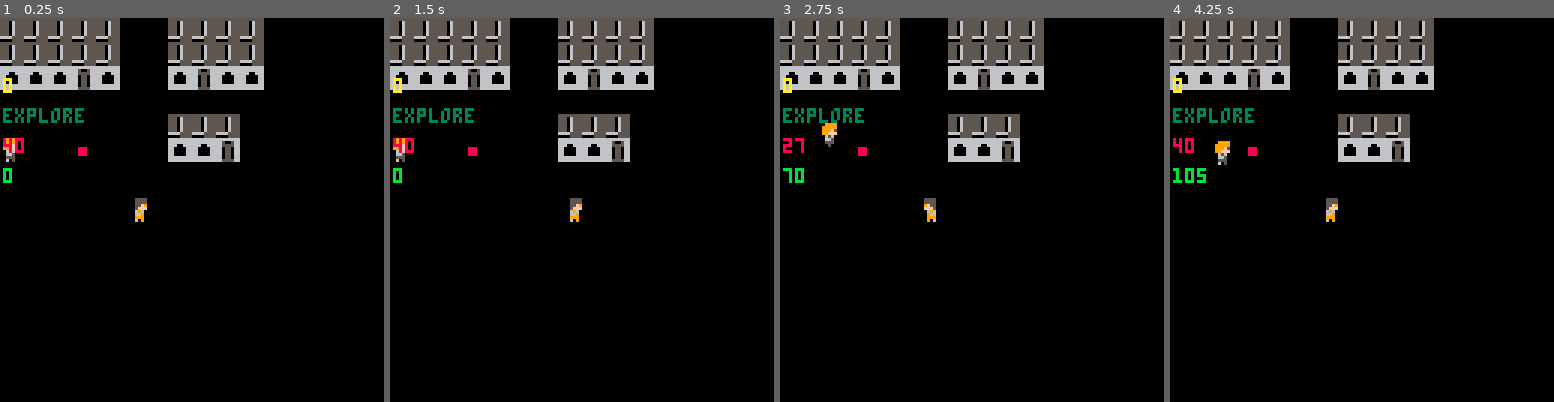
Above: before the commit, frames 1-4 (left to right).
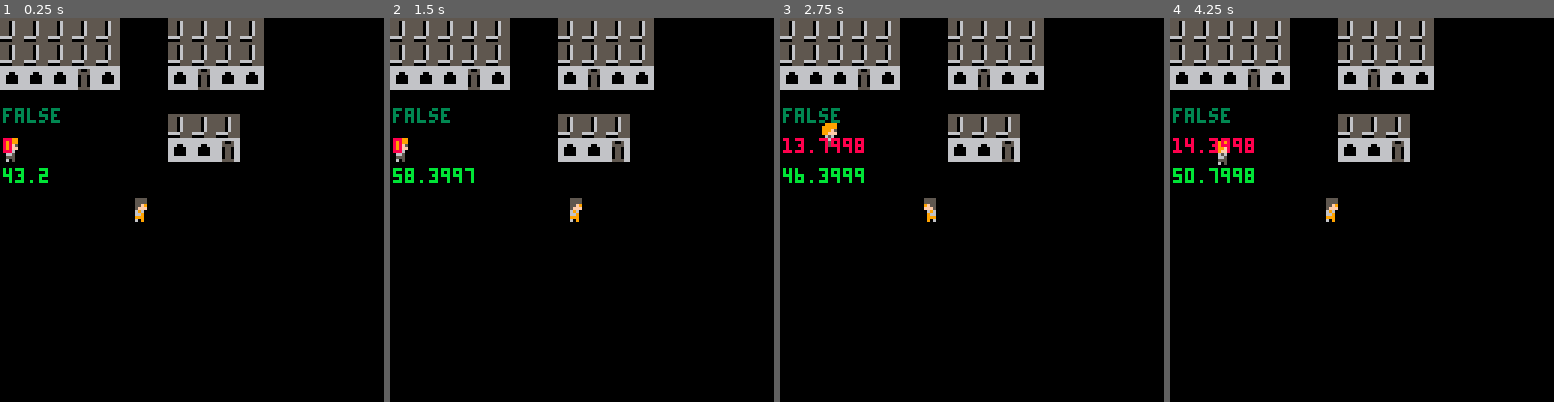
Above: after the commit, the same moments.

Repository: Joe-Gigs/3-color-game-jam
Game: PICO-8 cartridge 3colorjam.p8
The game is run twice, just before and just after one commit, with the same random seed, the same clock (stepped at 60 frames per second) and the same inputs.
Inputs:
- Up to frame 1 (0.25 s): no input
- Up to frame 2 (1.5 s): tap X (X key) at 0.33, 1.07 s; tap O (Z key) at 0.7 s
- Up to frame 3 (2.75 s): hold Right 1.6-2.1 s; tap O (Z key) at 1.7, 2.1, 2.5 s; tap X (X key) at 1.85 s; hold Up 2.15-2.42 s; hold Right from 2.47 s (still down)
- Up to frame 4 (4.25 s): tap O (Z key) every 0.4 s from 2.9 to 4.1 s; tap X (X key) at 2.97, 4.08 s; release Right at 3.03 s; hold Left 3.08-3.58 s; hold Down 3.63-3.97 s; hold Right from 4.02 s (still down)

The runs differ from the first frame. In frame 1, 0.7% of the frame differs, in the area x 0-23%, y 15-43%; in frame 2, 0.8%; in frame 3, 1.0%; in frame 4, 1.1%.

Commit message:
dialogue bubble for npc

Diff:
--- a/3colorjam.p8
+++ b/3colorjam.p8
@@ -40,35 +40,38 @@
 end
 
 function _draw()
-	print(cursor.y, 1, 40, 8)
-	print(cursor.x, 1, 50, 11)
-	print(game_state, 1, 30, 3)
-	print(menu.level, 1,20, 10)
-
-
+	print(player.x, 1, 40, 8)
+	print(npc1.x, 1, 50, 11)
+	print(npc1.sleep, 1, 30, 3)
+	-- print(menu.level, 1,20, 10)
 
 end
 
 function _update()
+	timer +=1
+	if timer > 100 then
+		resettimer()
+	end
+
+	playermovement()
 	movecursor()
 	menuinput()
-	playermovement()
-
-
-	timer +=1
-	if timer > 100 then
-		resetTimer()
-	end
-
-	npcMoveMent()
-	reverseNPC()
-
-	if player.x >= 24.6 and player.y <= 37.6 then
-		triggerBattleTest()
-	end
-
+
+	npcmovement()
+	reversenpc()
+
+--Testing encounter screen with hard coded values for player
+	-- if player.x >= 24.6 and player.y <= 37.6 then
+	-- 	triggerbattletest()
+	-- end
 	cls()
-	--TODO put explore code in reusable function
+
+if btn(4) then
+	if player.x >= npc1.x then
+		npcSpeak()
+	end
+end
+	--todo put explore code in reusable function
 	if game_state == "fight" then
 		poke(0x5f2c, 3)
 		drawmenu(reapah)
@@ -115,27 +118,46 @@
 	end
 end
 
-function npcMoveMent()
+function npcmovement()
 	if timer < 50 then
 		npc1.x += 0.4
 		npc1.flip = false
 	end
-end
-
-function reverseNPC()
+	if npc1.sleep == true then
+		npc1.x = player.x - 5
+	end
+end
+
+function reversenpc()
 	if timer > 50 then
 		npc1.x -= 0.4
 		npc1.flip = true
 	end
 end
 
-function resetTimer()
-  	timer = 0
-  end
-
-function triggerBattleTest()
+function npcSpeak()
+	menu.sp = 64
+	menu_right = {}
+	menu_right.x = 30
+	menu_right.y = 80
+
+	menu_left = {}
+	menu_left.x = 60
+	menu_left.y = 80
+
+	spr(menu.sp, menu_right.x, menu_right.y, 4, 4)
+	spr(menu.sp, menu_left.x, menu_left.y, 4, 4)
+
+	print("hello!", 33, 81, 0)
+	npc1.sleep = true
+end
+
+function resettimer()
+	timer = 0
+ end
+
+function triggerbattletest()
 	game_state = "fight"
-
 end
 
 function drawmenu(entity)
@@ -291,14 +312,14 @@
 99999999999999999999999999999999999999999999999999999999999999990000000000000000000000000000000000000000000000000000000000000000
 99999999999999999999999999999999999999999999999999999999999999990000000000000000000000000000000000000000000000000000000000000000
 99999999999999999999999999999999999999999999999999999999999999990000000000000000000000000000000000000000000000000000000000000000
-66666666666666665555555500000000000000000000000000000000000000000000000000000000009999000099990000000000000000000000000000000000
-66666666665005665550655500000000000000000000000000000000000000000000000000000000099999000999990000000000000000000000000000000000
-666006666655556655506555000000000000000000000000000000000000000000000000000000000999f5000999f50000000000000000000000000000000000
-66000066660550665550655500000000000000000000000000000000000000000000000000000000099fff00099fff0000000000000000000000000000000000
-66000066660550665550655500000000000000000000000000000000000000000000000000000000006560000065600000000000000000000000000000000000
-66000066660550665550655500000000000000000000000000000000000000000000000000000000006650000066500000000000000000000000000000000000
-66666666660550666666555500000000000000000000000000000000000000000000000000000000005550000055500000000000000000000000000000000000
-66666666665555660000555500000000000000000000000000000000000000000000000000000000006050000005000000000000000000000000000000000000
+66666666666666665555555500000000000000000000000000000000000000000000000000000000009999000099990000999900009999000000000000000000
+66666666665005665550655500000000000000000000000000000000000000000000000000000000099999000999990009999900099999000000000000000000
+666006666655556655506555000000000000000000000000000000000000000000000000000000000999f5000999f50009999900099999000000000000000000
+66000066660550665550655500000000000000000000000000000000000000000000000000000000099fff00099fff0009999900099999000000000000000000
+66000066660550665550655500000000000000000000000000000000000000000000000000000000006560000065600000666000006660000000000000000000
+66000066660550665550655500000000000000000000000000000000000000000000000000000000006650000066500000666000006660000000000000000000
+66666666660550666666555500000000000000000000000000000000000000000000000000000000005550000055500000555000005550000000000000000000
+66666666665555660000555500000000000000000000000000000000000000000000000000000000006050000005000000505000000000000000000000000000
 00000000000000000000000000000000000000000000000000000000000000000000000000000000005555000055550000000000000000000000000000000000
 00000000000000000000000000000000000000000000000000000000000000000000000000000000005555000055550000000000000000000000000000000000
 000000000000000000000000000000000000000000000000000000000000000000000000000000000055f9000055f90000000000000000000000000000000000
@@ -363,162 +384,162 @@
 8282828282000082828282000000000000000000000000000000000000000000000000000000000000000000000000000000000000000000000000000000000000000000000000000000000000000000000000000000000000000000000000000000000000000000000000000000000000000000000000000000000000000000
 8282828282000082828282000000000000000000000000000000000000000000000000000000000000000000000000000000000000000000000000000000000000000000000000000000000000000000000000000000000000000000000000000000000000000000000000000000000000000000000000000000000000000000
 8080808180000080818080000000000000000000000000000000000000000000000000000000000000000000000000000000000000000000000000000000000000000000000000000000000000000000000000000000000000000000000000000000000000000000000000000000000000000000000000000000000000000000
-0000000000000000000000000000000000000000000000000000000000000000000000000000000000000000000000000000000000000000000000000000000000000000000000000000000000000000000000000000000000000000000000000000000000000000000000000000000000000000000000000000000000000000
-0000000000000082828200000000000000000000000000000000000000000000000000000000000000000000000000000000000000000000000000000000000000000000000000000000000000000000000000000000000000000000000000000000000000000000000000000000000000000000000000000000000000000000
-0000009100000080808100000000000000000000000000000000000000000000000000000000000000000000000000000000000000000000000000000000000000000000000000000000000000000000000000000000000000000000000000000000000000000000000000000000000000000000000000000000000000000000
-0000000000000000000000000000000000000000000000000000000000000000000000000000000000000000000000000000000000000000000000000000000000000000000000000000000000000000000000000000000000000000000000000000000000000000000000000000000000000000000000000000000000000000
-0000000000000000000000000000000000000000000000000000000000000000000000000000000000000000000000000000000000000000000000000000000000000000000000000000000000000000000000000000000000000000000000000000000000000000000000000000000000000000000000000000000000000000
-0000000000000000000000000000000000000000000000000000000000000000000000000000000000000000000000000000000000000000000000000000000000000000000000000000000000000000000000000000000000000000000000000000000000000000000000000000000000000000000000000000000000000000
-0000000000000000000000000000000000000000000000000000000000000000000000000000000000000000000000000000000000000000000000000000000000000000000000000000000000000000000000000000000000000000000000000000000000000000000000000000000000000000000000000000000000000000
-0000000000000000000000000000000000000000000000000000000000000000000000000000000000000000000000000000000000000000000000000000000000000000000000000000000000000000000000000000000000000000000000000000000000000000000000000000000000000000000000000000000000000000
-0000000000000000000000000000000000000000000000000000000000000000000000000000000000000000000000000000000000000000000000000000000000000000000000000000000000000000000000000000000000000000000000000000000000000000000000000000000000000000000000000000000000000000
-0000000000000000000000000000000000000000000000000000000000000000000000000000000000000000000000000000000000000000000000000000000000000000000000000000000000000000000000000000000000000000000000000000000000000000000000000000000000000000000000000000000000000000
-0000000000000000000000000000000000000000000000000000000000000000000000000000000000000000000000000000000000000000000000000000000000000000000000000000000000000000000000000000000000000000000000000000000000000000000000000000000000000000000000000000000000000000
-0000000000000000000000000000000000000000000000000000000000000000000000000000000000000000000000000000000000000000000000000000000000000000000000000000000000000000000000000000000000000000000000000000000000000000000000000000000000000000000000000000000000000000
-0000000000000000000000000000000000000000000000000000000000000000000000000000000000000000000000000000000000000000000000000000000000000000000000000000000000000000000000000000000000000000000000000000000000000000000000000000000000000000000000000000000000000000
-0000000000000000000000000000000000000000000000000000000000000000000000000000000000000000000000000000000000000000000000000000000000000000000000000000000000000000000000000000000000000000000000000000000000000000000000000000000000000000000000000000000000000000
-0000000000000000000000000000000000000000000000000000000000000000000000000000000000000000000000000000000000000000000000000000000000000000000000000000000000000000000000000000000000000000000000000000000000000000000000000000000000000000000000000000000000000000
-0000000000000000000000000000000000000000000000000000000000000000000000000000000000000000000000000000000000000000000000000000000000000000000000000000000000000000000000000000000000000000000000000000000000000000000000000000000000000000000000000000000000000000
-0000000000000000000000000000000000000000000000000000000000000000000000000000000000000000000000000000000000000000000000000000000000000000000000000000000000000000000000000000000000000000000000000000000000000000000000000000000000000000000000000000000000000000
-0000000000000000000000000000000000000000000000000000000000000000000000000000000000000000000000000000000000000000000000000000000000000000000000000000000000000000000000000000000000000000000000000000000000000000000000000000000000000000000000000000000000000000
-0000000000000000000000000000000000000000000000000000000000000000000000000000000000000000000000000000000000000000000000000000000000000000000000000000000000000000000000000000000000000000000000000000000000000000000000000000000000000000000000000000000000000000
-0000000000000000000000000000000000000000000000000000000000000000000000000000000000000000000000000000000000000000000000000000000000000000000000000000000000000000000000000000000000000000000000000000000000000000000000000000000000000000000000000000000000000000
-0000000000000000000000000000000000000000000000000000000000000000000000000000000000000000000000000000000000000000000000000000000000000000000000000000000000000000000000000000000000000000000000000000000000000000000000000000000000000000000000000000000000000000
-0000000000000000000000000000000000000000000000000000000000000000000000000000000000000000000000000000000000000000000000000000000000000000000000000000000000000000000000000000000000000000000000000000000000000000000000000000000000000000000000000000000000000000
-0000000000000000000000000000000000000000000000000000000000000000000000000000000000000000000000000000000000000000000000000000000000000000000000000000000000000000000000000000000000000000000000000000000000000000000000000000000000000000000000000000000000000000
-0000000000000000000000000000000000000000000000000000000000000000000000000000000000000000000000000000000000000000000000000000000000000000000000000000000000000000000000000000000000000000000000000000000000000000000000000000000000000000000000000000000000000000
-0000000000000000000000000000000000000000000000000000000000000000000000000000000000000000000000000000000000000000000000000000000000000000000000000000000000000000000000000000000000000000000000000000000000000000000000000000000000000000000000000000000000000000
-0000000000000000000000000000000000000000000000000000000000000000000000000000000000000000000000000000000000000000000000000000000000000000000000000000000000000000000000000000000000000000000000000000000000000000000000000000000000000000000000000000000000000000
-0000000000000000000000000000000000000000000000000000000000000000000000000000000000000000000000000000000000000000000000000000000000000000000000000000000000000000000000000000000000000000000000000000000000000000000000000000000000000000000000000000000000000000
-0000000000000000000000000000000000000000000000000000000000000000000000000000000000000000000000000000000000000000000000000000000000000000000000000000000000000000000000000000000000000000000000000000000000000000000000000000000000000000000000000000000000000000
-0000000000000000000000000000000000000000000000000000000000000000000000000000000000000000000000000000000000000000000000000000000000000000000000000000000000000000000000000000000000000000000000000000000000000000000000000000000000000000000000000000000000000000
-…(130 lines of a section not shown)…
+0000008300000000000000000000000000000000000000000000000000000000000000000000000000000000000000000000000000000000000000000000000000000000000000000000000000000000000000000000000000000000000000000000000000000000000000000000000000000000000000000000000000000000
+0000008383000082828200000000000000000000000000000000000000000000000000000000000000000000000000000000000000000000000000000000000000000000000000000000000000000000000000000000000000000000000000000000000000000000000000000000000000000000000000000000000000000000
+0000008383000080808100000000000000000000000000000000000000000000000000000000000000000000000000000000000000000000000000000000000000000000000000000000000000000000000000000000000000000000000000000000000000000000000000000000000000000000000000000000000000000000
+0000008300000000000000000000000000000000000000000000000000000000000000000000000000000000000000000000000000000000000000000000000000000000000000000000000000000000000000000000000000000000000000000000000000000000000000000000000000000000000000000000000000000000
+0000000083830000000000000000000000000000000000000000000000000000000000000000000000000000000000000000000000000000000000000000000000000000000000000000000000000000000000000000000000000000000000000000000000000000000000000000000000000000000000000000000000000000
+0000000000000000000000000000000000000000000000000000000000000000000000000000000000000000000000000000000000000000000000000000000000000000000000000000000000000000000000000000000000000000000000000000000000000000000000000000000000000000000000000000000000000000
+0000000000000000000000000000000000000000000000000000000000000000000000000000000000000000000000000000000000000000000000000000000000000000000000000000000000000000000000000000000000000000000000000000000000000000000000000000000000000000000000000000000000000000
+0000000000000000000000000000000000000000000000000000000000000000000000000000000000000000000000000000000000000000000000000000000000000000000000000000000000000000000000000000000000000000000000000000000000000000000000000000000000000000000000000000000000000000
+0000000000000000000000000000000000000000000000000000000000000000000000000000000000000000000000000000000000000000000000000000000000000000000000000000000000000000000000000000000000000000000000000000000000000000000000000000000000000000000000000000000000000000
+0000000000000000000000000000000000000000000000000000000000000000000000000000000000000000000000000000000000000000000000000000000000000000000000000000000000000000000000000000000000000000000000000000000000000000000000000000000000000000000000000000000000000000
+0000000000000000000000000000000000000000000000000000000000000000000000000000000000000000000000000000000000000000000000000000000000000000000000000000000000000000000000000000000000000000000000000000000000000000000000000000000000000000000000000000000000000000
+0000000000000000000000000000000000000000000000000000000000000000000000000000000000000000000000000000000000000000000000000000000000000000000000000000000000000000000000000000000000000000000000000000000000000000000000000000000000000000000000000000000000000000
+0000000000000000000000000000000000000000000000000000000000000000000000000000000000000000000000000000000000000000000000000000000000000000000000000000000000000000000000000000000000000000000000000000000000000000000000000000000000000000000000000000000000000000
+0000000000000000000000000000000000000000000000000000000000000000000000000000000000000000000000000000000000000000000000000000000000000000000000000000000000000000000000000000000000000000000000000000000000000000000000000000000000000000000000000000000000000000
+0000000000000000000000000000000000000000000000000000000000000000000000000000000000000000000000000000000000000000000000000000000000000000000000000000000000000000000000000000000000000000000000000000000000000000000000000000000000000000000000000000000000000000
+0000000000000000000000000000000000000000000000000000000000000000000000000000000000000000000000000000000000000000000000000000000000000000000000000000000000000000000000000000000000000000000000000000000000000000000000000000000000000000000000000000000000000000
+0000000000000000000000000000000000000000000000000000000000000000000000000000000000000000000000000000000000000000000000000000000000000000000000000000000000000000000000000000000000000000000000000000000000000000000000000000000000000000000000000000000000000000
+0000000000000000000000000000000000000000000000000000000000000000000000000000000000000000000000000000000000000000000000000000000000000000000000000000000000000000000000000000000000000000000000000000000000000000000000000000000000000000000000000000000000000000
+0000000000000000000000000000000000000000000000000000000000000000000000000000000000000000000000000000000000000000000000000000000000000000000000000000000000000000000000000000000000000000000000000000000000000000000000000000000000000000000000000000000000000000
+0000000000000000000000000000000000000000000000000000000000000000000000000000000000000000000000000000000000000000000000000000000000000000000000000000000000000000000000000000000000000000000000000000000000000000000000000000000000000000000000000000000000000000
+0000000000000000000000000000000000000000000000000000000000000000000000000000000000000000000000000000000000000000000000000000000000000000000000000000000000000000000000000000000000000000000000000000000000000000000000000000000000000000000000000000000000000000
+0000000000000000000000000000000000000000000000000000000000000000000000000000000000000000000000000000000000000000000000000000000000000000000000000000000000000000000000000000000000000000000000000000000000000000000000000000000000000000000000000000000000000000
+0000000000000000000000000000000000000000000000000000000000000000000000000000000000000000000000000000000000000000000000000000000000000000000000000000000000000000000000000000000000000000000000000000000000000000000000000000000000000000000000000000000000000000
+0000000000000000000000000000000000000000000000000000000000000000000000000000000000000000000000000000000000000000000000000000000000000000000000000000000000000000000000000000000000000000000000000000000000000000000000000000000000000000000000000000000000000000
+0000000000000000000000000000000000000000000000000000000000000000000000000000000000000000000000000000000000000000000000000000000000000000000000000000000000000000000000000000000000000000000000000000000000000000000000000000000000000000000000000000000000000000
+0000000000000000000000000000000000000000000000000000000000000000000000000000000000000000000000000000000000000000000000000000000000000000000000000000000000000000000000000000000000000000000000000000000000000000000000000000000000000000000000000000000000000000
+0000000000000000000000000000000000000000000000000000000000000000000000000000000000000000000000000000000000000000000000000000000000000000000000000000000000000000000000000000000000000000000000000000000000000000000000000000000000000000000000000000000000000000
+0000000000000000000000000000000000000000000000000000000000000000000000000000000000000000000000000000000000000000000000000000000000000000000000000000000000000000000000000000000000000000000000000000000000000000000000000000000000000000000000000000000000000000
+0000000000000000000000000000000000000000000000000000000000000000000000000000000000000000000000000000000000000000000000000000000000000000000000000000000000000000000000000000000000000000000000000000000000000000000000000000000000000000000000000000000000000000
+…(130 lines of a section not shown)…
